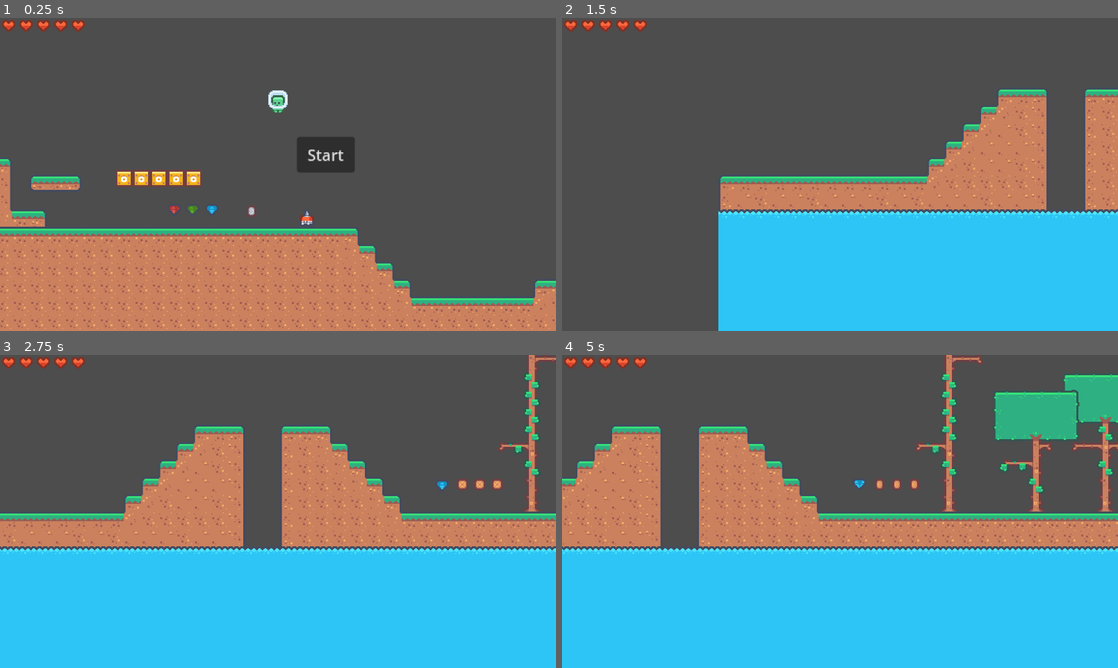
Above: before the commit, frames 1-4 (two rows, left to right).
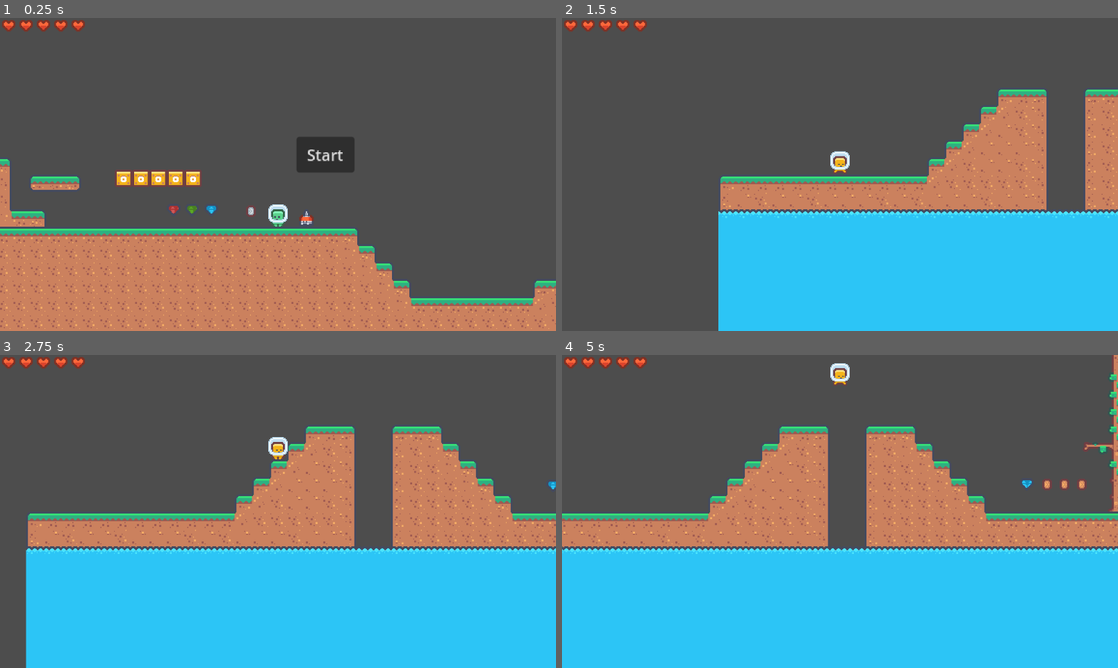
Above: after the commit, the same moments.

Repository: philipheindel/GodotPlatformer
Game: Godot game, scene res://main.tscn
Two runs of this game, one before a commit and one after it. Both use one fixed random seed, a clock stepped at 60 frames per second and the inputs below.
Inputs:
- Up to frame 1 (0.25 s): no input
- Up to frame 2 (1.5 s): click "Start" at 0.5 s; tap Enter (ui_accept) at 1.25 s; hold Right (ui_right) from 1.28 s (still down); hold Enter (ui_accept) from 1.28 s (still down)
- Up to frame 3 (2.75 s): keep holding Right (ui_right); release Enter (ui_accept) at 2.03 s; tap Enter (ui_accept) at 2.1, 2.27, 2.57 s
- Up to frame 4 (5 s): release Right (ui_right) at 2.78 s; hold Left (ui_left) 2.78-3.53 s; hold Enter (ui_accept) 2.78-3.53 s; hold Right (ui_right) from 3.53 s (still down); tap Enter (ui_accept) at 3.6, 3.77, 4.07 s; hold Enter (ui_accept) from 4.28 s (still down)

The runs differ from the first frame. In frame 1, 2.1% of the frame differs, in the area x 0-100%, y 23-100%; in frame 2, 0.2%; in frame 3, 19%; in frame 4, 23%, in the area x 0-100%, y 0-64%.

Commit message:
Got the player jump somewhat working. Implementation still needs a little tweaking and code needs cleaned up

Diff:
--- a/entities/player/player.gd
+++ b/entities/player/player.gd
@@ -15,7 +15,7 @@
 @export_subgroup("Jumping")
 @export var jump_peak_time: float = 0.5
 @export var jump_fall_time: float = 0.5
-@export var jump_height: float = 5.0
+@export var jump_height: float = 1.0
 @export var jump_distance: float = 4.0
 var speed: float = 5.0
 var jump_velocity: float = 5.0
@@ -63,12 +63,14 @@
 	if not is_on_floor():
 		#velocity.y += gravity * delta
 		if velocity.y > 0:
-			velocity.y -= jump_gravity * delta
+			velocity.y += jump_gravity * delta
 		else:
-			velocity.y -= fall_gravity * delta
+			velocity.y += fall_gravity * delta
 
 	if (Input.is_action_pressed("ui_up") or Input.is_action_pressed("ui_accept")) and is_on_floor():
 		velocity.y = JUMP_VELOCITY
+	if (Input.is_action_just_released("ui_up") or Input.is_action_just_released("ui_accept")) and velocity.y < 0:
+		velocity.y = jump_velocity / 4
 
 	if (Input.is_action_just_released("ui_up") or Input.is_action_just_released("ui_accept")) and not is_on_floor():
 		falling = true
@@ -90,14 +92,16 @@
 	return
 	#print(velocity.y)
 	if not is_on_floor():
-		#velocity.y -= jump_gravity * delta
+		velocity.y -= jump_gravity * delta
 		if velocity.y > 0:
 			velocity.y -= jump_gravity * delta
 		else:
 			velocity.y -= fall_gravity * delta
 
-	if Input.is_action_just_pressed("ui_accept") and is_on_floor():
-		velocity.y = jump_velocity
+	#if Input.is_action_just_pressed("ui_accept") and is_on_floor():
+	#	velocity.y = jump_velocity
+	if (Input.is_action_just_released("ui_up") or Input.is_action_just_released("ui_accept")) and velocity.y < 0:
+		velocity.y = jump_velocity / 4
 
 
 	# https://www.youtube.com/watch?v=FvFx1R3p-aw
